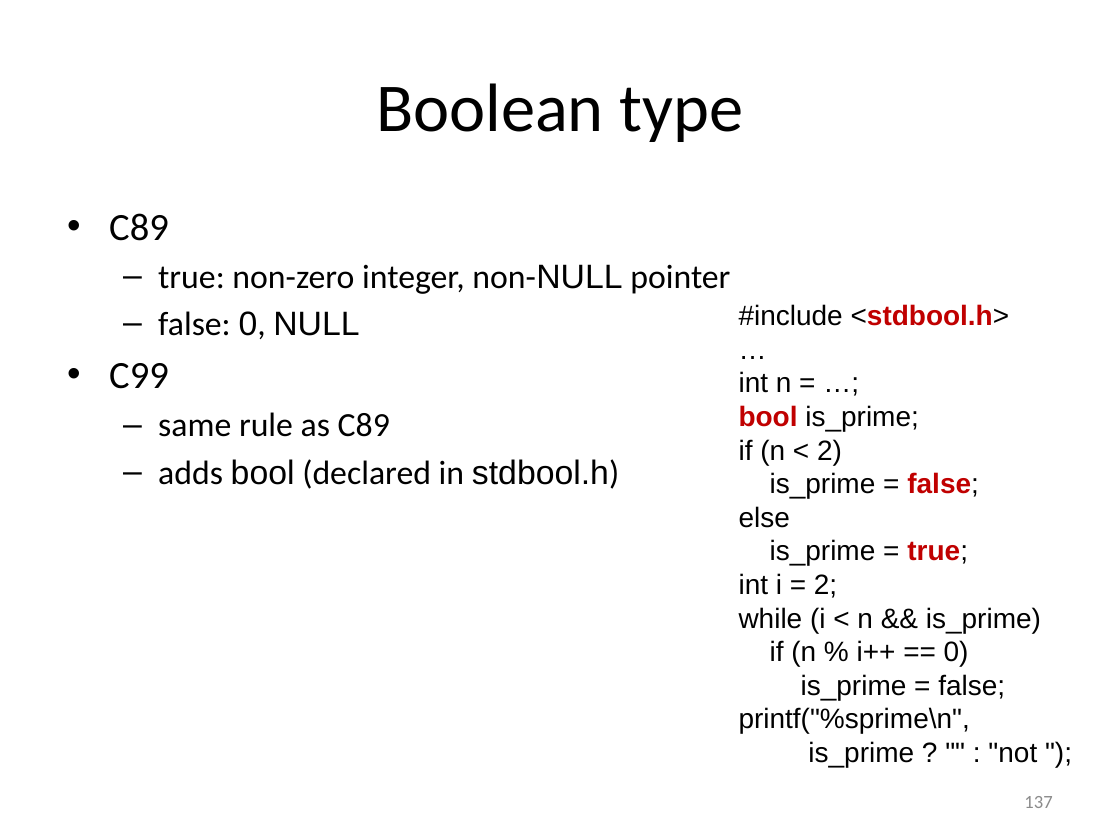
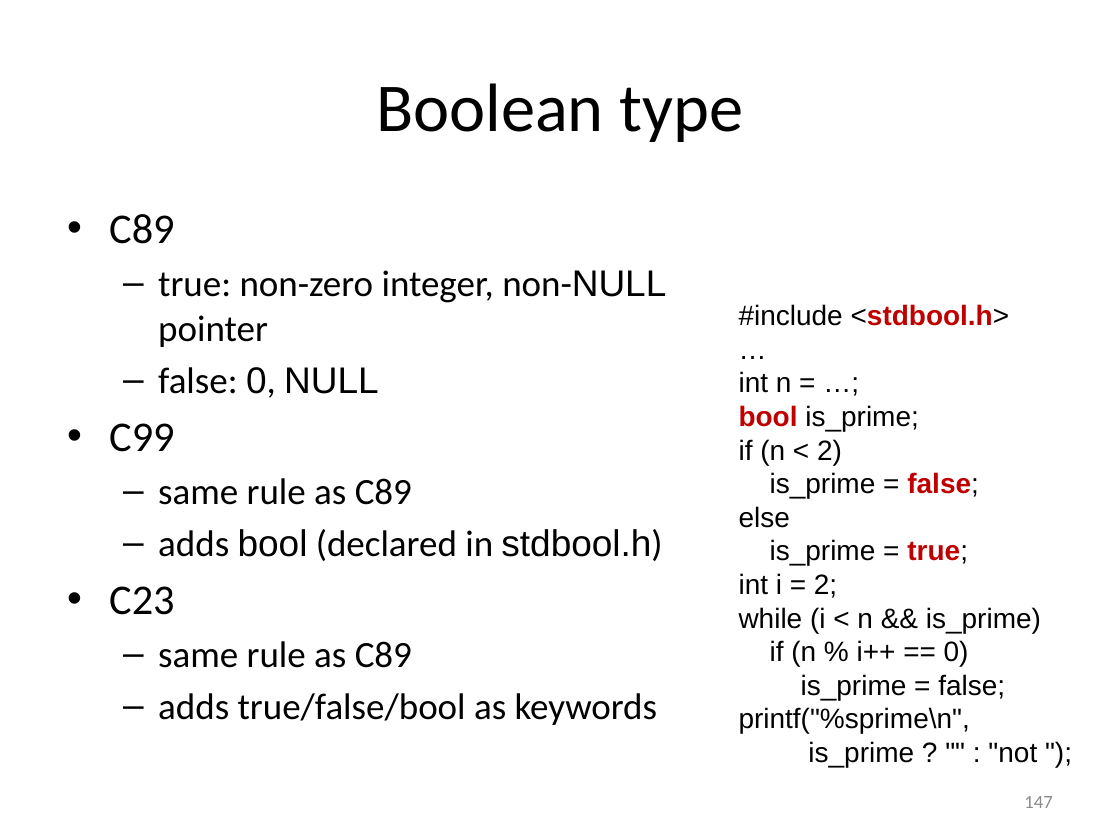
Before and after one commit to gjbex/Scientific-C, a slide deck: slide 147 of scientific_c.pptx (slide 137 before the commit). Drawn at 1120x840 pixels with LibreOffice and Linux fonts; fonts in the diff are those of the drawing. Boxes give left, top, right and bottom in pixels: in the first picture for what was removed or moved away, otherwise in the second. Text is boxed around its words. In the diff, an @@ line names an element or a change of style, - is before the commit and + after.

```diff
--- a/scientific_c.pptx
+++ b/scientific_c.pptx
@@ text at [109,214,666,561]: size 24.8 to 27.2 pt in "C89", "C99"; size 21.7 to 23.8 pt in "true: non-zero integer, non-NULL pointer", "false: 0, NULL", "same rule as C89", "adds bool (declared in stdbool.h)" @@
@@ text at [109,586,658,725]: paragraphs added @@
+• C23
+  – same rule as C89
+  – adds true/false/bool as keywords
@@ page number at [1024,796,1052,808]: text changed @@
-137
+147
```
Also in this commit, not shown: 4 other slides changed, 3 slides added.
